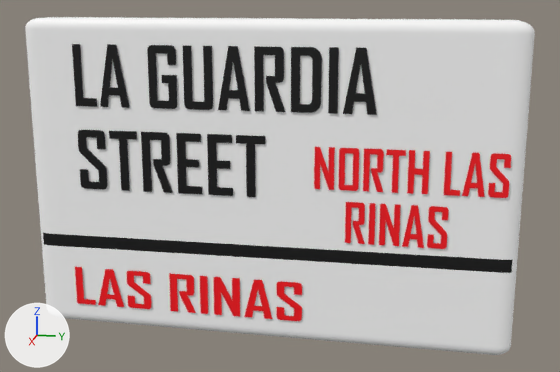
An edit to the FBX model Assets/Models/uk_styled_street_sign_8.fbx, drawn before and after from the same camera.
One viewpoint serves both versions: a camera (50 mm lens) standing at (28.45, 10.02, 11.7) and looking at (0.81, 4.49, 4.79). The lights are fixed; the arrows at lower left show +X, +Y and +Z. Where no turn or scale is listed for an object, it has been applied to the vertices.

The first picture shows 'Cube', 'Text', 'Text.001', 'Text.002', 'Text.003', 'Text.004'.
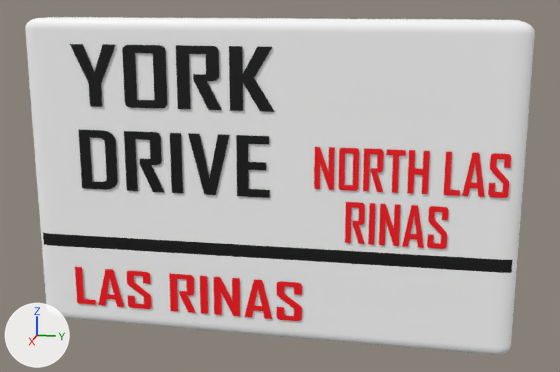
The change in detail:
me_text is used by ob_text; location (1.68, -3.22, 7.7); rotation (1.571, 0.0, 1.571), in degrees (90, 0, 90); scale (3.38, 3.56, 6.0).
me_text had 279 vertices, 269 faces and spanned x 0.04..3.34, y 0.0..0.64, z 0.0.
me_text now has 196 vertices, 190 faces and spans x 0.01..1.51, y 0.0..0.64, z 0.0.
me_text part 1: the loose piece of 59 vertices spanning x 2.06..2.39, y 0.0..0.64, z 0.0 is moved by (-1.25, 0.0, 0.0).
me_text part 2: the loose piece of 6 vertices spanning x 0.04..0.29, y 0.0..0.64, z 0.0 is rebuilt with 69 vertices and now spans x 0.01..0.36, y 0.0..0.64, z 0.0.
me_text part 3: the loose piece of 80 vertices spanning x 2.44..2.76, y 0.0..0.64, z 0.0 is deleted.
me_text part 4: the loose piece of 62 vertices spanning x 0.89..1.21, y 0.0..0.64, z 0.0 is deleted.
me_text part 5: the loose piece of 12 vertices spanning x 2.99..3.34, y 0.0..0.64, z 0.0 is deleted.
me_text part 6: the loose piece of 12 vertices spanning x 1.66..2.01, y 0.0..0.64, z 0.0 is deleted.
me_text part 7: the loose piece of 4 vertices spanning x 2.84..2.93, y 0.0..0.64, z 0.0 is deleted.
me_text part 8: 10 vertices removed from x 0.32..0.57, y 0.0..0.64, z 0.0; 54 vertices added at x 0.41..0.73, y 0.0..0.64, z 0.0.
me_text part 9: 31 vertices removed from x 1.29..1.61, y 0.0..0.64, z 0.0; 11 vertices added at x 1.19..1.51, y 0.0..0.64, z 0.0.
me_text_001 is used by ob_text_001; location (1.68, -3.22, 4.55); rotation (1.571, 0.0, 1.571), in degrees (90, 0, 90); scale (3.55, 3.56, 6.0).
me_text_001 had 187 vertices, 175 faces and spanned x 0.04..2.07, y 0.0..0.64, z 0.0.
me_text_001 now has 186 vertices, 178 faces and spans x 0.04..1.63, y 0.0..0.64, z 0.0.
me_text_001 part 10: the loose piece of 12 vertices spanning x 1.46..1.73, y 0.0..0.64, z 0.0 is moved by (-0.1, 0.0, 0.0).
me_text_001 part 11: the loose piece of 59 vertices spanning x 0.75..1.07, y 0.0..0.64, z 0.0 is rebuilt with 4 vertices and now spans x 0.82..0.91, y 0.0..0.64, z 0.0.
me_text_001 part 12: the loose piece of 12 vertices spanning x 1.13..1.4, y 0.0..0.64, z 0.0 is rebuilt with 31 vertices and now spans x 0.97..1.31, y 0.0..0.64, z 0.0.
me_text_001 part 13: the loose piece of 8 vertices spanning x 1.76..2.07, y 0.0..0.64, z 0.0 is deleted.
me_text_001 part 14: 2 vertices moved within x 0.34, y 0.05..0.59, z 0.0; 89 vertices removed from x 0.04..0.7, y 0.0..0.64, z 0.0; 132 vertices added at x 0.04..0.76, y 0.0..0.64, z 0.0.
Object 'Text' (ob_text) is rescaled from (3.38, 3.56, 6.0) to (5.08, 3.56, 6.0).
Object 'Text.001' (ob_text_001) is rescaled from (3.55, 3.56, 6.0) to (4.61, 3.56, 6.0).

Where the change shows, as pixel boxes (x1, y1, x2, y2) in the pictures (560 x 372 px; the box of a moved part takes in the faces that stretch with it):
'Text', reshaped, rescaled (33% narrower)
    before: (72, 44, 377, 115)
    after: (70, 44, 275, 112)
'Text.001', reshaped, rescaled
    before: (78, 130, 265, 197)
    after: (79, 130, 270, 198)
part 1 of me_text, moved or reshaped
    before: (254, 46, 285, 112)
    after: (176, 45, 222, 110)
part 2 of me_text, rebuilt (77% wider)
    before: (72, 44, 97, 107)
    after: (70, 44, 115, 107)
part 3 of me_text, deleted (black)
    before: (291, 47, 322, 113)
part 4 of me_text, deleted (black)
    before: (147, 45, 177, 109)
part 5 of me_text, deleted (black)
    before: (343, 48, 377, 115)
part 6 of me_text, deleted (black)
    before: (218, 46, 250, 111)
part 7 of me_text, deleted (black)
    before: (328, 47, 339, 114)
part 8 of me_text, built on
    before: (100, 44, 130, 108)
    after: (122, 45, 167, 108)
part 9 of me_text, cut back
    before: (183, 46, 213, 110)
    after: (229, 46, 275, 112)
part 10 of me_text_001, moved or reshaped
    before: (207, 134, 233, 196)
    after: (236, 135, 270, 198)
part 11 of me_text_001, rebuilt (58% narrower)
    before: (141, 132, 173, 193)
    after: (170, 133, 183, 193)
part 12 of me_text_001, rebuilt (50% wider)
    before: (176, 133, 203, 195)
    after: (188, 133, 229, 195)
part 13 of me_text_001, deleted (black)
    before: (236, 135, 265, 197)
part 14 of me_text_001, moved or reshaped
    before: (78, 130, 137, 191)
    after: (79, 130, 165, 193)
